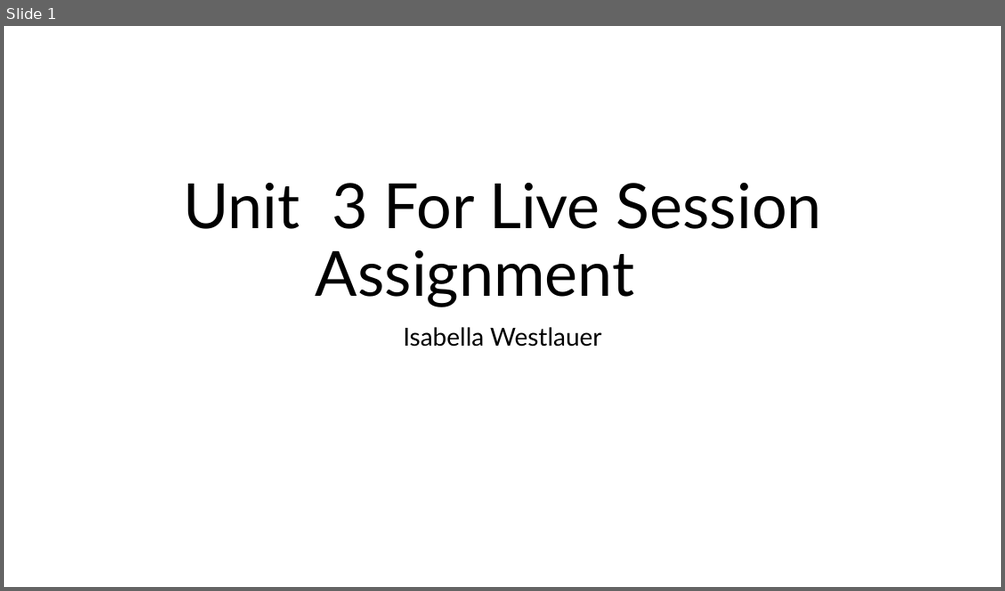
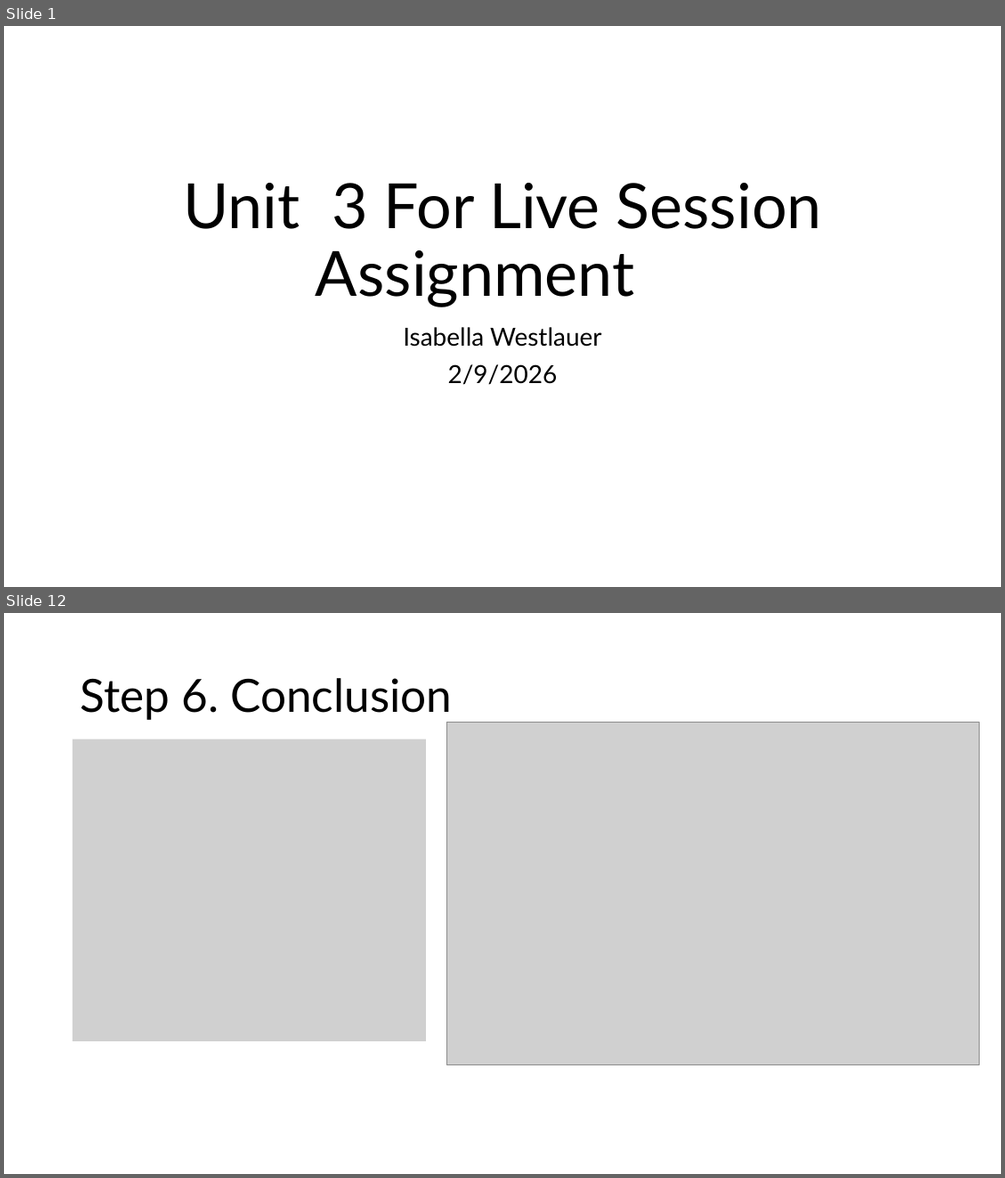
Before and after one commit to Iwestlauer/doing_data_science, a slide deck: Unit 3 Data Transformation and EDA/Isabella_Westlauer_FLS_Unit3.pptx. Shown one above the other, each under a label of ours: slide 1 before the commit, slides 1 and 12 after it; the slides between them are not shown. The pictures are 1005x591 and 1005x1178 pixels, drawn with LibreOffice and Linux fonts; fonts in the diff are those of the drawing; grey boxes stand for pictures. Boxes give left, top, right and bottom in pixels: in the first picture for what was removed or moved away, otherwise in the second. Text is boxed around its words. In the diff, an @@ line names an element or a change of style, - is before the commit and + after.

```diff
--- a/Unit 3 Data Transformation and EDA/Isabella_Westlauer_FLS_Unit3.pptx
+++ b/Unit 3 Data Transformation and EDA/Isabella_Westlauer_FLS_Unit3.pptx
@@ slide 12 added at (x1=4, y1=613, x2=1001, y2=1174), background #FFFFFF @@
@@ title added at (x1=80, y1=678, x2=452, y2=720), 44 pt, text #000000 @@
+Step 6. Conclusion
@@ picture added at (x1=73, y1=739, x2=427, y2=1041) @@
@@ picture added at (x1=446, y1=722, x2=979, y2=1064) @@
@@ slide 1 changed as well @@
@@ subtitle at (x1=448, y1=364, x2=558, y2=385): paragraph added @@
+2/9/2026
```
Also in this commit, not shown: 16 other slides added, 1 slide removed, 11 other files.
